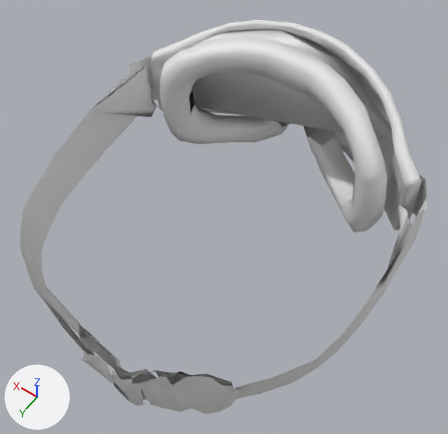
The glTF model public/models/gear/goggles_tactical.glb: old version first, new version second.
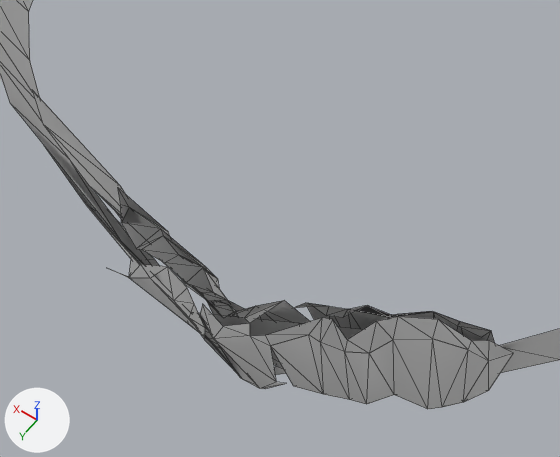
The first picture shows the older version from a 50 mm lens placed at (-0.548, 0.753, 1.103), pointed at (-0.033, 0.033, -0.029). The close-ups show the older and then the newer version on the part from 7% to 58% of the width and 57% to 100% of the height of that picture. Only the edits that show in the close-ups are written down. The axes (+X, +Y, +Z) are drawn at lower left. The lights are the same throughout. The close-ups show mesh edges as thin lines. Vertices at exactly the same position are counted once.

Names of what the first close-up shows: 'goggles_tactical', 'goggles_tactical_lens'.
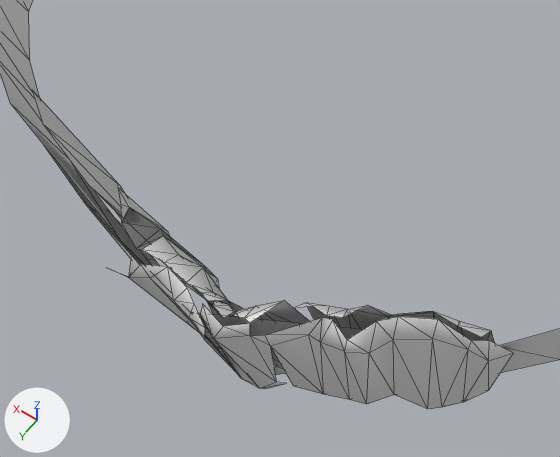
Where the change shows, as pixel boxes (x1, y1, x2, y2) in the close-ups (560 x 457 px):
'goggles_tactical_lens', reshaped
    before: (59, 167, 513, 382)
    after: (121, 207, 202, 264)
part 1 of me_goggles_tactical, added
    after: (59, 167, 513, 382)
part 2 of me_goggles_tactical_lens, deleted
    before: (200, 300, 513, 382)
part 3 of me_goggles_tactical_lens, deleted
    before: (59, 167, 237, 373)
part 4 of me_goggles_tactical_lens, deleted
    before: (294, 303, 491, 337)
part 5 of me_goggles_tactical_lens, deleted
    before: (118, 188, 226, 301)

Diff of the bpy script that builds the scene:
```diff
--- a/public/models/gear/goggles_tactical.glb.py
+++ b/public/models/gear/goggles_tactical.glb.py
@@ me_goggles_tactical @@
 # used by ob_goggles_tactical; location = (0.0, 0.0, 0.0)
-me_goggles_tactical.from_pydata(...)  # 649 vertices, 1029 faces; spans x -0.418..0.416, y -0.469..0.486, z -0.205..0.209
+me_goggles_tactical.from_pydata(...)  # 691 vertices, 1104 faces; spans x -0.418..0.416, y -0.469..0.486, z -0.205..0.209
+# me_goggles_tactical part 1
+# 42 vertices are added at x -0.286..0.071, y 0.365..0.486, z -0.048..0.009
+# 73 new faces join them
+# other edits to the shape of me_goggles_tactical do not show in these pictures
@@ me_goggles_tactical_lens @@
 # used by ob_goggles_tactical_lens; location = (0.0, 0.0, 0.0)
 # verts and faces of me_goggles_tactical_lens; kept vertices keep their numbers, new ones are numbered from 238
 # before: 36 (0.042, 0.429, -0.054) at pixel (129, 207), 38 (0.028, 0.449, -0.035) at pixel (121, 222), 39 (0.035, 0.44, -0.025) at pixel (120, 204), 40 (0.06, 0.423, -0.048) at pixel (117, 187), 41 (0.055, 0.394, -0.172) at pixel (168, 231)
 # before: 98 (-0.07, 0.46, -0.025) at pixel (198, 291), 99 (-0.089, 0.449, -0.037) at pixel (227, 300), 100 (-0.074, 0.45, -0.04) at pixel (213, 292), 101 (-0.082, 0.462, -0.024) at pixel (207, 301), 102 (-0.058, 0.462, -0.021) at pixel (185, 283)
 # before: 103 (-0.052, 0.438, -0.041) at pixel (203, 267), 104 (-0.031, 0.458, -0.024) at pixel (164, 262), 105 (-0.029, 0.442, -0.039) at pixel (178, 254), 217 (-0.004, 0.435, -0.045) at pixel (163, 235), 220 (-0.005, 0.459, -0.029) at pixel (141, 249)
 # before: 221 (-0.011, 0.401, -0.177) at pixel (217, 278)
-me_goggles_tactical_lens.from_pydata(...)  # 238 vertices, 294 faces; spans x -0.314..0.356, y -0.471..0.486, z -0.18..0.176
+me_goggles_tactical_lens.from_pydata(...)  # 155 vertices, 219 faces; spans x -0.314..0.356, y -0.471..0.459, z -0.175..0.176
+# me_goggles_tactical_lens part 2: the loose piece of 36 vertices spanning x -0.3..-0.081, y 0.351..0.486, z -0.18..0.009 is deleted
+# me_goggles_tactical_lens part 3: the loose piece of 17 vertices spanning x -0.097..0.133, y 0.434..0.486, z -0.18..-0.021 is deleted
+# me_goggles_tactical_lens part 4: the loose piece of 16 vertices spanning x -0.281..-0.143, y 0.353..0.431, z -0.026..0.009 is deleted
+# me_goggles_tactical_lens part 5
+delete_vertices([39, 40, 41, *range(98, 106), 221])  # with the faces that use them
+# other edits to the shape of me_goggles_tactical_lens do not show in these pictures
```
